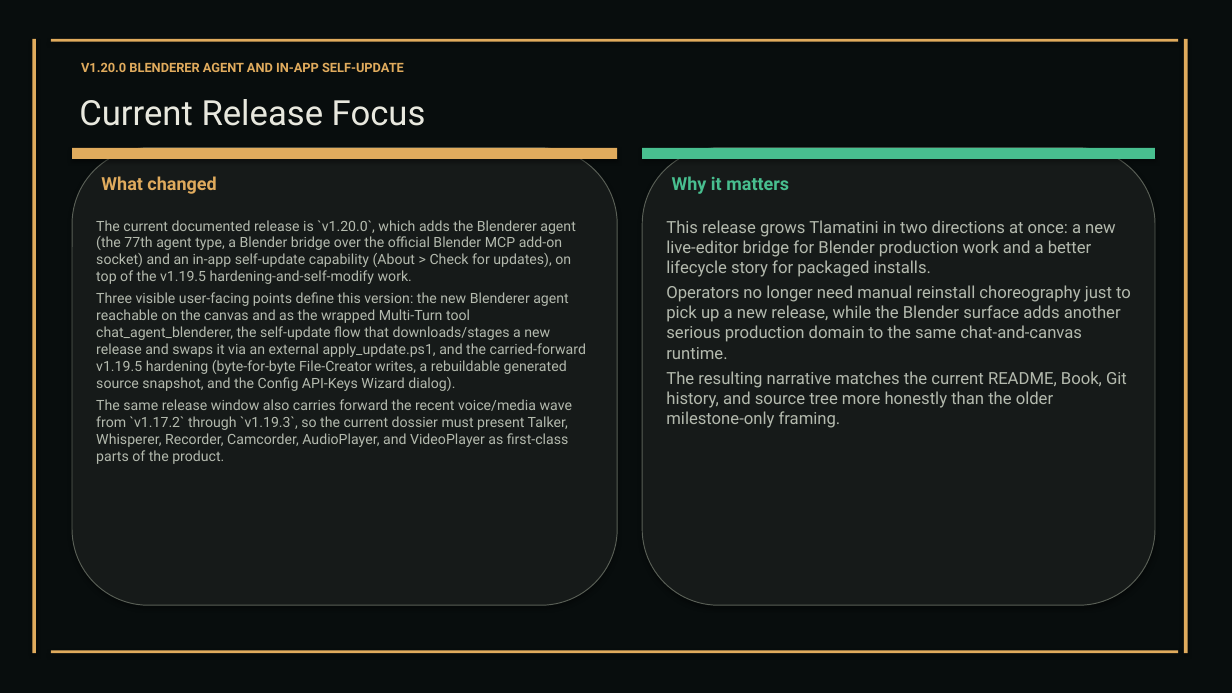
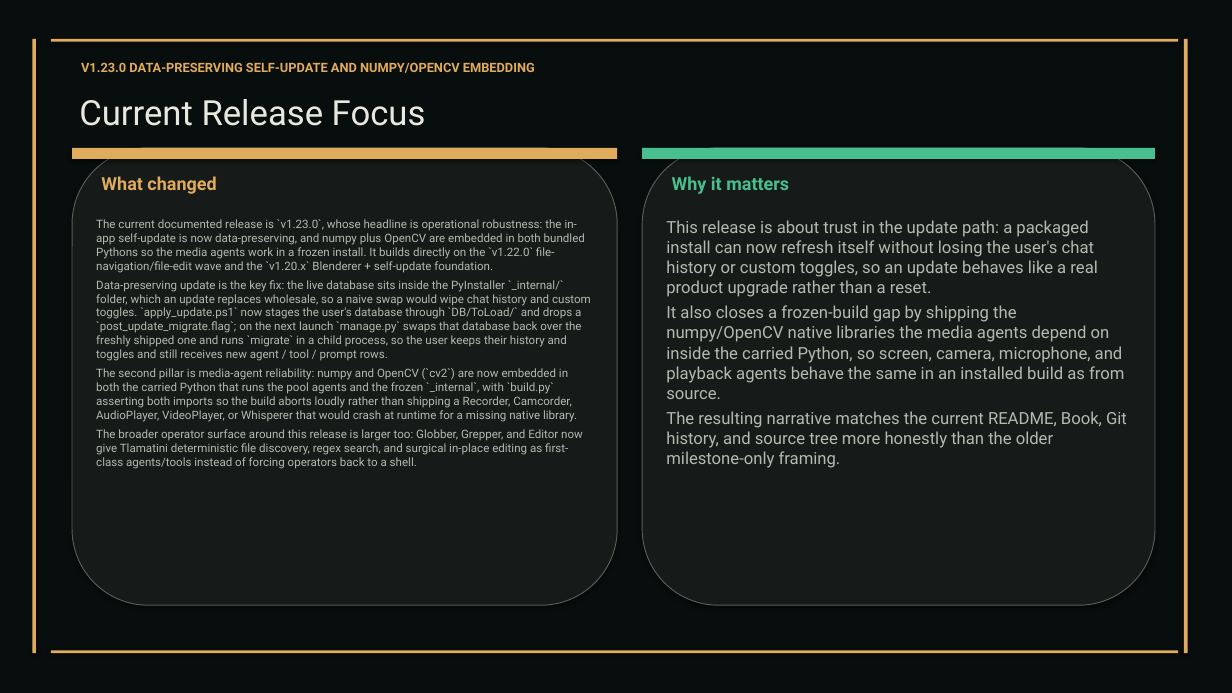
Before and after one commit to XAIHT/Tlamatini, a slide deck: slide 17 of Tlamatini_eXtended_Artificial_Intelligence_Humanly_Tempered.pptx. Drawn at 1232x693 pixels with LibreOffice and Linux fonts; fonts in the diff are those of the drawing. Boxes give left, top, right and bottom in pixels: in the first picture for what was removed or moved away, otherwise in the second. Text is boxed around its words. In the diff, an @@ line names an element or a change of style, - is before the commit and + after.

Commit message:
Update of documentation md and visual, by Tlamatini's-AutoBot.

```diff
--- a/Tlamatini_eXtended_Artificial_Intelligence_Humanly_Tempered.pptx
+++ b/Tlamatini_eXtended_Artificial_Intelligence_Humanly_Tempered.pptx
@@ text at box(81, 62, 535, 73): text changed @@
-V1.20.0 BLENDERER AGENT AND IN-APP SELF-UPDATE
+V1.23.0 DATA-PRESERVING SELF-UPDATE AND NUMPY/OPENCV EMBEDDING
@@ text at box(96, 219, 591, 469): text changed; size 11 to 9 pt @@
-The current documented release is `v1.20.0`, which adds the Blenderer agent (the 77th agent type, a Blender bridge over the official Blender MCP add-on socket) and an in-app self-update capability (About > Check for updates), on top of the v1.19.5 hardening-and-self-modify work.
-Three visible user-facing points define this version: the new Blenderer agent reachable on the canvas and as the wrapped Multi-Turn tool chat_agent_blenderer, the self-update flow that downloads/stages a new release and swaps it via an external apply_update.ps1, and the carried-forward v1.19.5 hardening (byte-for-byte File-Creator writes, a rebuildable generated source snapshot, and the Config API-Keys Wizard dialog).
-The same release window also carries forward the recent voice/media wave from `v1.17.2` through `v1.19.3`, so the current dossier must present Talker, Whisperer, Recorder, Camcorder, AudioPlayer, and VideoPlayer as first-class parts of the product.
+The current documented release is `v1.23.0`, whose headline is operational robustness: the in-app self-update is now data-preserving, and numpy plus OpenCV are embedded in both bundled Pythons so the media agents work in a frozen install. It builds directly on the `v1.22.0` file-navigation/file-edit wave and the `v1.20.x` Blenderer + self-update foundation.
+Data-preserving update is the key fix: the live database sits inside the PyInstaller `_internal/` folder, which an update replaces wholesale, so a naive swap would wipe chat history and custom toggles. `apply_update.ps1` now stages the user's database through `DB/ToLoad/` and drops a `post_update_migrate.flag`; on the next launch `manage.py` swaps that database back over the freshly shipped one and runs `migrate` in a child process, so the user keeps their history and toggles and still receives new agent / tool / prompt rows.
+The second pillar is media-agent reliability: numpy and OpenCV (`cv2`) are now embedded in both the carried Python that runs the pool agents and the frozen `_internal`, with `build.py` asserting both imports so the build aborts loudly rather than shipping a Recorder, Camcorder, AudioPlayer, VideoPlayer, or Whisperer that would crash at runtime for a missing native library.
+The broader operator surface around this release is larger too: Globber, Grepper, and Editor now give Tlamatini deterministic file discovery, regex search, and surgical in-place editing as first-class agents/tools instead of forcing operators back to a shell.
@@ text at box(666, 220, 1124, 399): text changed @@
-This release grows Tlamatini in two directions at once: a new live-editor bridge for Blender production work and a better lifecycle story for packaged installs.
-Operators no longer need manual reinstall choreography just to pick up a new release, while the Blender surface adds another serious production domain to the same chat-and-canvas runtime.
+This release is about trust in the update path: a packaged install can now refresh itself without losing the user's chat history or custom toggles, so an update behaves like a real product upgrade rather than a reset.
+It also closes a frozen-build gap by shipping the numpy/OpenCV native libraries the media agents depend on inside the carried Python, so screen, camera, microphone, and playback agents behave the same in an installed build as from source.
```
Also in this commit, not shown: 60 other slides changed, 3 slides added, 6 other files.
